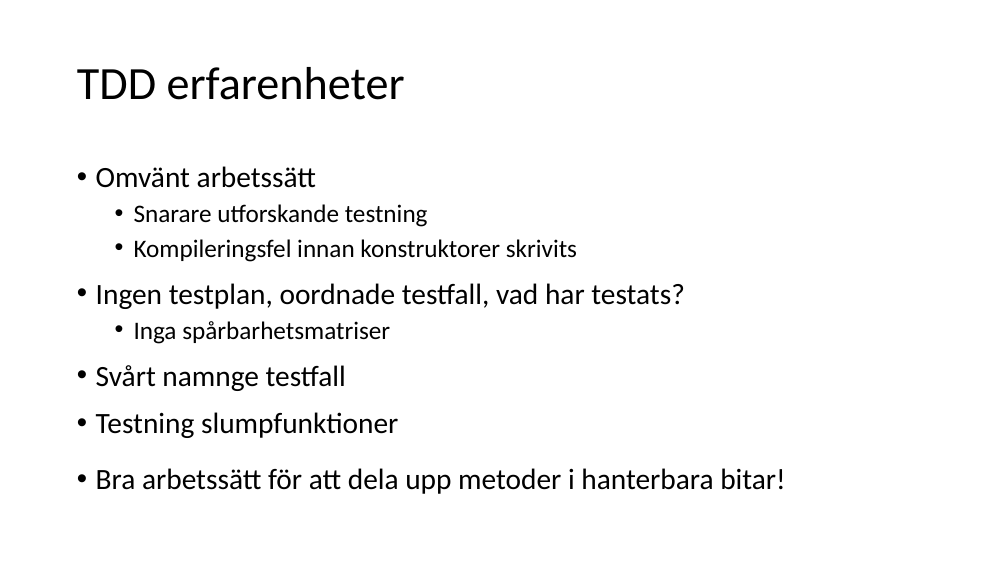
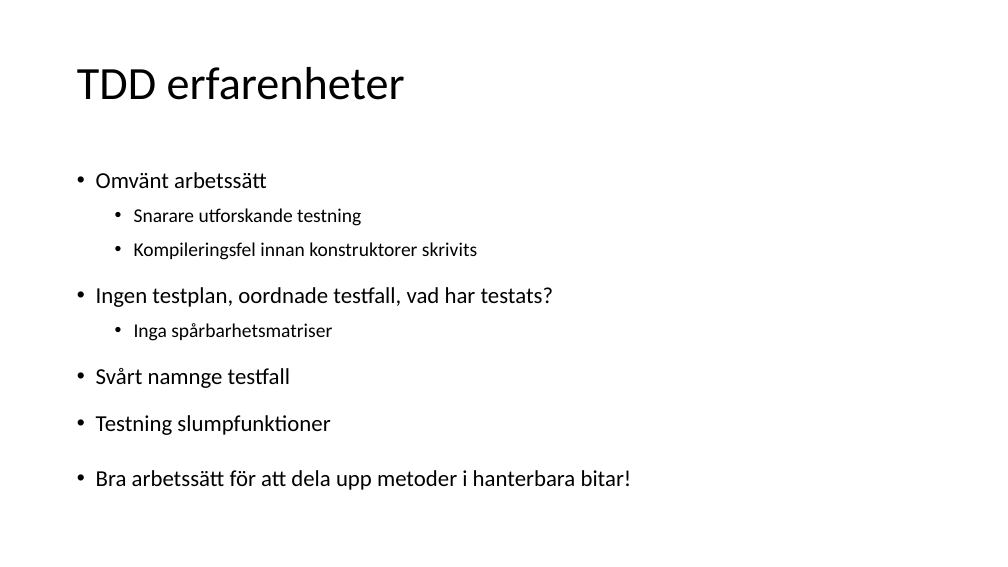
Before and after one commit to hampusidstam/InteGame, a slide deck: slide 18 of docs/Slutredovisning_grp5_v8.pptx. Drawn at 1008x567 pixels with LibreOffice and Linux fonts; fonts in the diff are those of the drawing. Boxes give left, top, right and bottom in pixels: in the first picture for what was removed or moved away, otherwise in the second. Text is boxed around its words. In the diff, an @@ line names an element or a change of style, - is before the commit and + after.

```diff
--- a/docs/Slutredovisning_grp5_v8.pptx
+++ b/docs/Slutredovisning_grp5_v8.pptx
@@ text "Omvänt arbetssätt" at [96,172,632,490]: size 28 to 21.7 pt in "Omvänt arbetssätt", "Ingen testplan, oordnade testfall, vad har testats?", "Svårt namnge testfall", "Testning slumpfunktioner" and 1 more places; size 24 to 18.6 pt in "Snarare utforskande testning", "Kompileringsfel innan konstruktorer skrivits", "Inga spårbarhetsmatriser"; line spacing 1.1 to 1.4 @@
```
Also in this commit, not shown: 9 other slides changed, 1 slide added, 2 slides removed, 1 other file.
